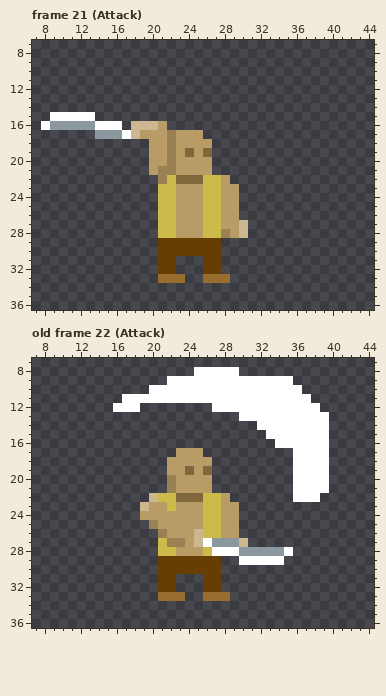
Two states of a pixel-art file, HumanMelee1.aseprite. This is how it looked before the edit.
48x48 pixels, 24 frames. Shown: frame 21 (Attack): x 7..44, y 7..36; old frame 22 (Attack): x 7..44, y 7..36. The commit also changed other frames, which this record leaves out.
Once edited:
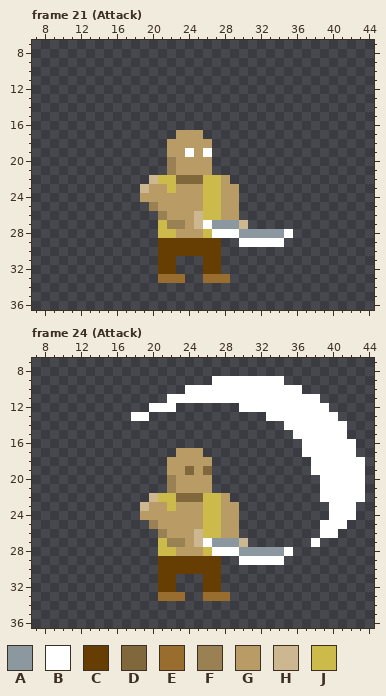
Palette (. is transparent): A #8b989f  B #ffffff  C #663e04  D #80683c  E #996d2d  F #998153  G #b99c65  H #ccb791  J #ccbb4a
A new or re-ordered frame is compared with the old frame closest to it.
What changed:
frames 24 -> 27
Changed rows in their new state; - is an unchanged pixel.
Frame 21 (Attack), layers "weapon", "gob":
first column x 8:
15 -.....----------------------
16 .........-....--------------
17 ------.........-------------
18 ------------..G-------------
19 ------------..G-B-B---------
20 ------------..--------------
21 ------------..--------------
22 ------------HJ--------------
23 -----------HGG--------------
24 -----------GGGG-------------
25 ------------FGG-------------
26 -------------FG--H----------
27 --------------FF-HBAAA------
28 -------------------BBBAAAAAB
29 ----------------------BBBBB-
Frame 24 (Attack) is new; against old frame 22 (Attack), layer "effects":
first column x 16:
 8 ---------.....--------------
 9 ------.....--------.--------
10 ----....--------------------
11 -.....----------------B-----
12 ...-BBB----...---------B----
13 --BB----------...-------B---
14 ----------------...-----BB--
15 -----------------...----BB--
16 ------------------...---BBB-
17 --------------------.---BBB-
18 --------------------..--BBBB
19 --------------------..--BBBB
20 --------------------...-BBBB
21 --------------------...-BBBB
22 --------------------...BBBBB
23 ------------------------BBB-
24 ------------------------BBB-
25 -----------------------BBB--
26 -----------------------BB---
27 ----------------------B-----
Boxes around the changes in both pictures, in picture pixels (x1, y1, x2, y2):
changed: (41, 112, 293, 247)
changed: (113, 367, 365, 547)
